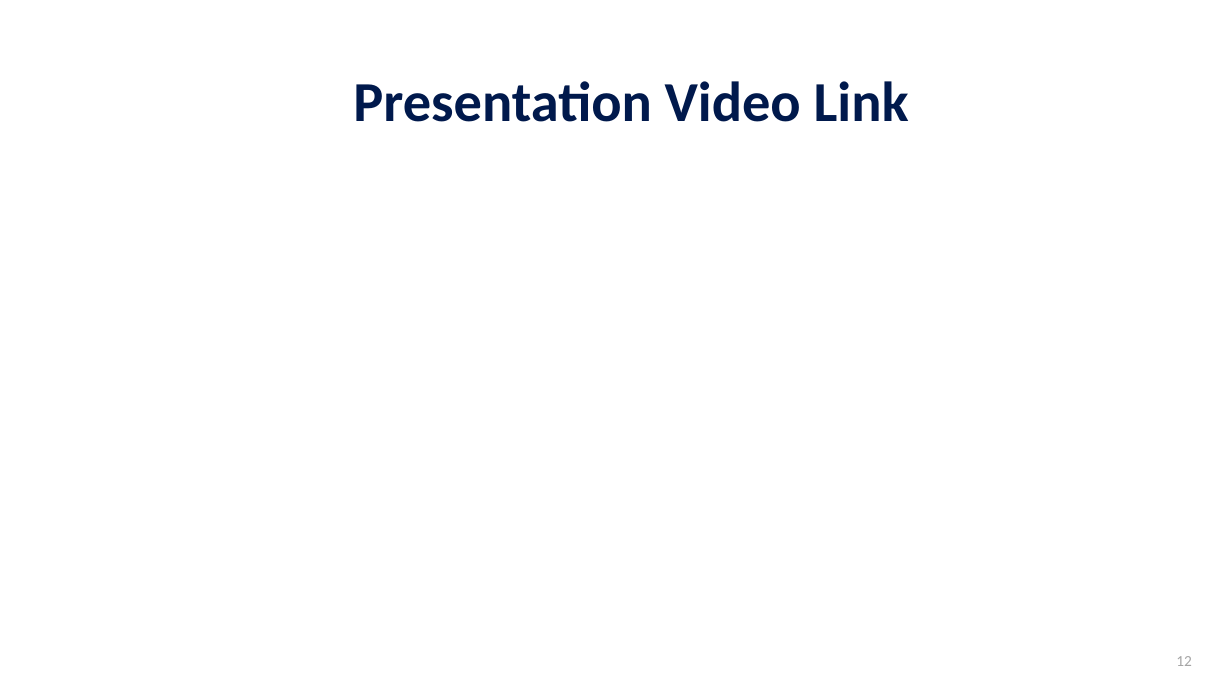
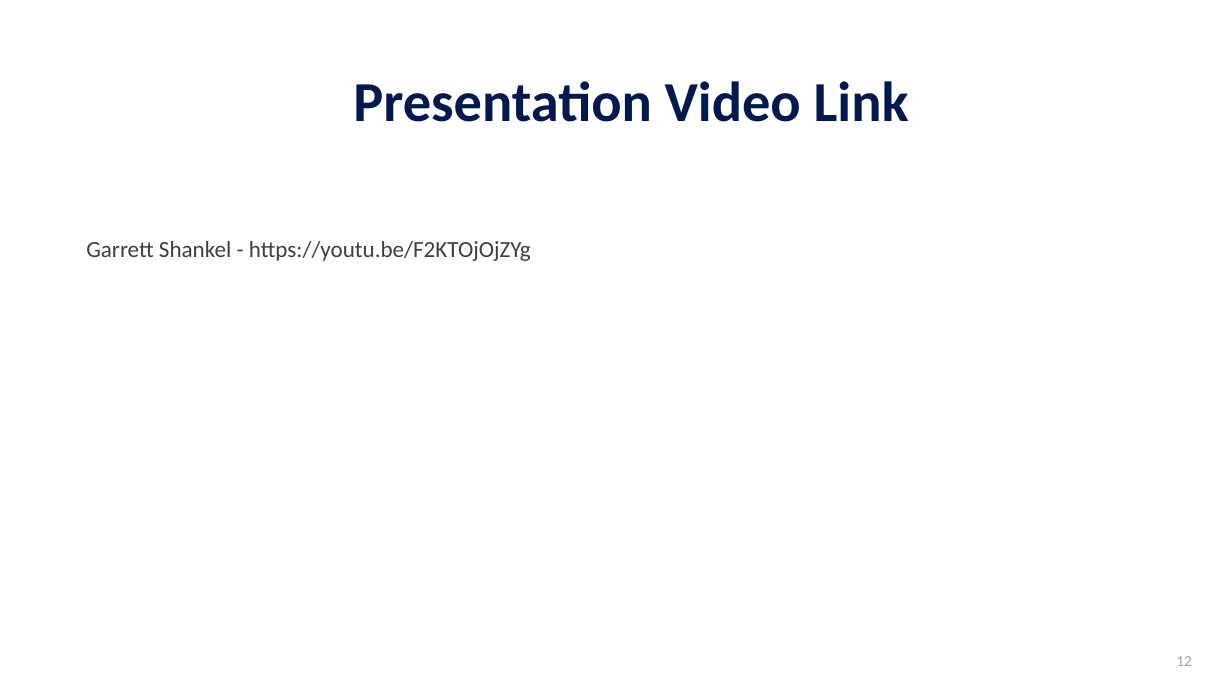
Before and after one commit to shankel3443/2017-Beer-Brewery-Investigation-in-the-US, a slide deck: slide 12 of Duy & Garrett - Case Study 1.pptx. Drawn at 1232x693 pixels with LibreOffice and Linux fonts; fonts in the diff are those of the drawing. Boxes give left, top, right and bottom in pixels: in the first picture for what was removed or moved away, otherwise in the second. Text is boxed around its words. In the diff, an @@ line names an element or a change of style, - is before the commit and + after.

```diff
--- a/Duy & Garrett - Case Study 1.pptx
+++ b/Duy & Garrett - Case Study 1.pptx
@@ text added at (x1=86, y1=241, x2=531, y2=261), 18 pt, text #3F3F3F @@
+Garrett Shankel - https://youtu.be/F2KTOjOjZYg
```
